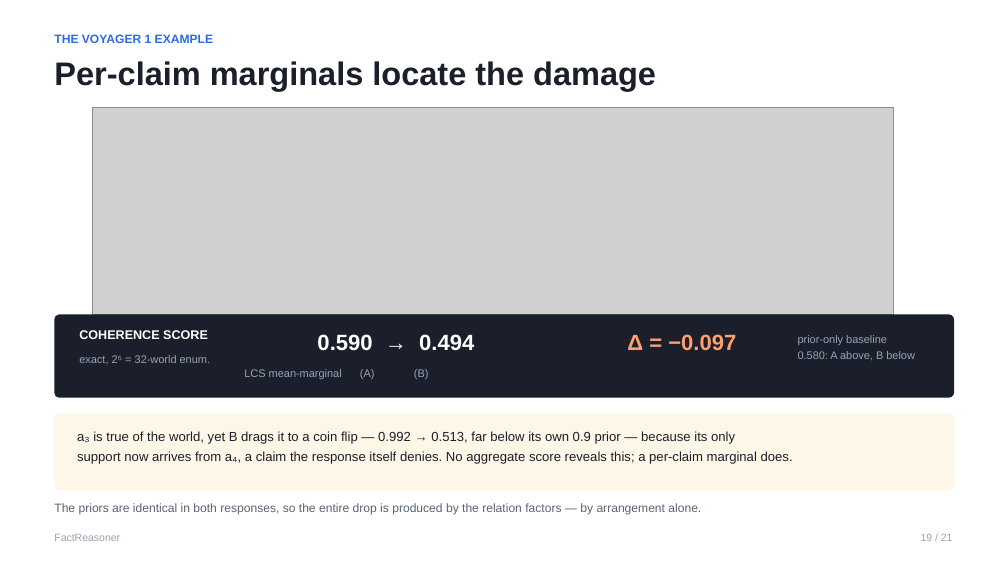
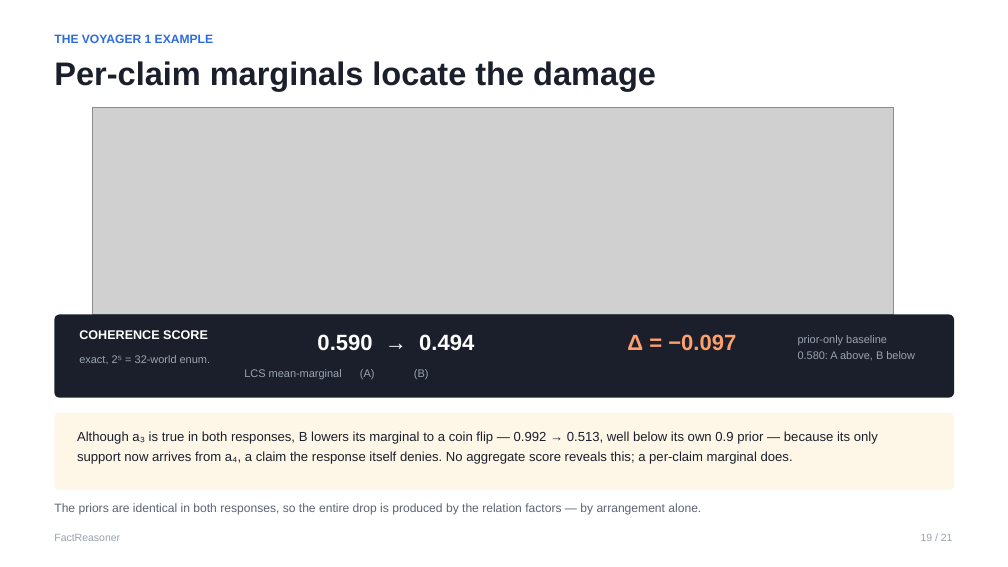
Before and after one commit to IBM/FactReasoner, a slide deck: slide 17 of docs/FactReasoner-overview.pptx. Drawn at 1008x567 pixels with LibreOffice and Linux fonts; fonts in the diff are those of the drawing; grey boxes stand for pictures. Boxes give left, top, right and bottom in pixels: in the first picture for what was removed or moved away, otherwise in the second. Text is boxed around its words. In the diff, an @@ line names an element or a change of style, - is before the commit and + after.

```diff
--- a/docs/FactReasoner-overview.pptx
+++ b/docs/FactReasoner-overview.pptx
@@ text at [77, 431, 878, 444]: text changed @@
-a₃ is true of the world, yet B drags it to a coin flip — 0.992 → 0.513, far below its own 0.9 prior — because its only
+Although a₃ is true in both responses, B lowers its marginal to a coin flip — 0.992 → 0.513, well below its own 0.9 prior — because its only
```
Also in this commit, not shown: 3 other slides changed, 3 other files.
